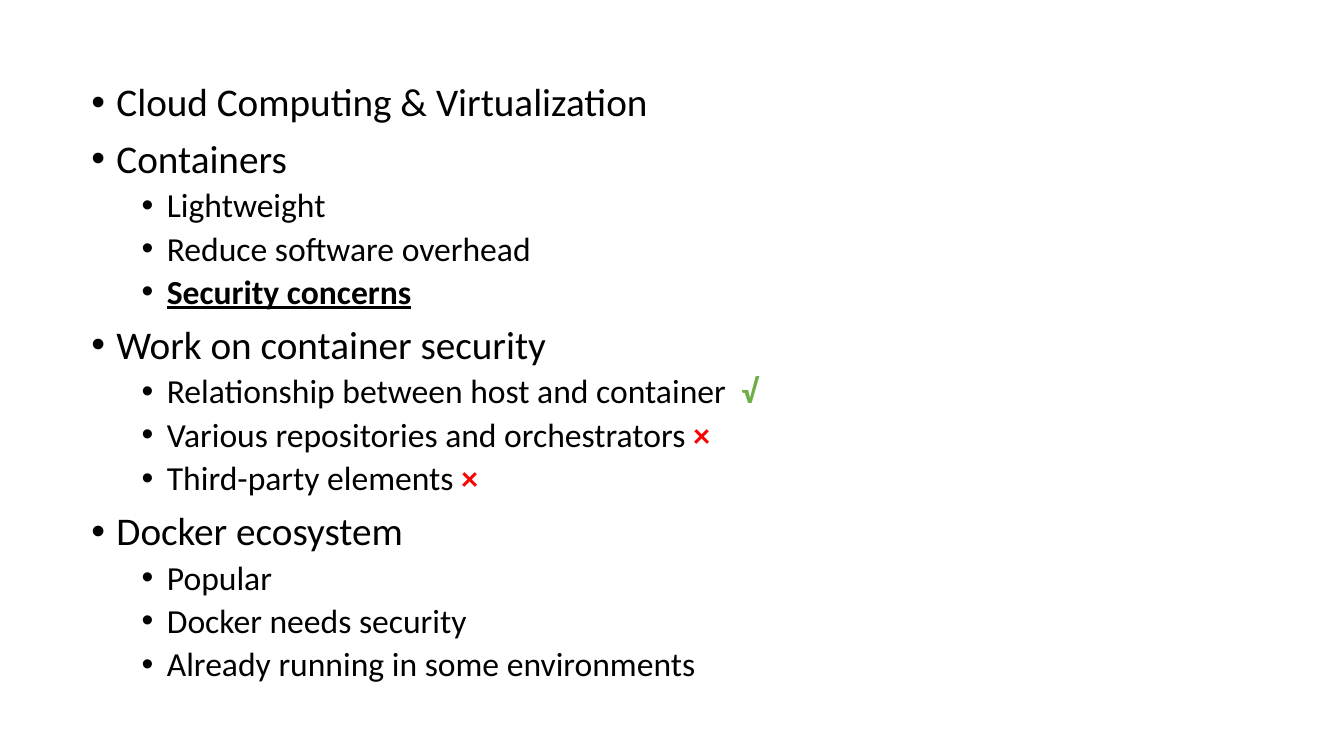
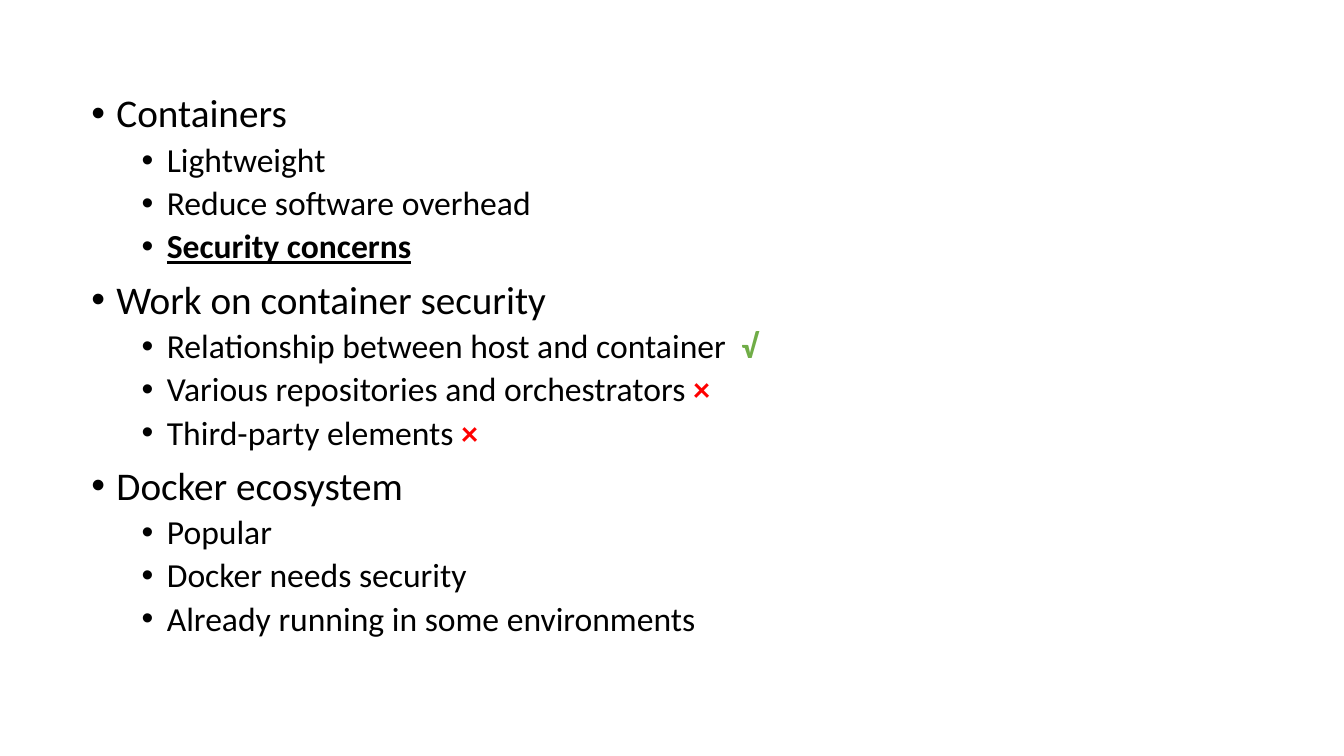
Before and after one commit to tianyuzhou95/Docker, a slide deck: slide 4 of To Docker or Not to Docker A Security Perspective.pptx. Drawn at 1344x756 pixels with LibreOffice and Linux fonts; fonts in the diff are those of the drawing. Boxes give left, top, right and bottom in pixels: in the first picture for what was removed or moved away, otherwise in the second. Text is boxed around its words. In the diff, an @@ line names an element or a change of style, - is before the commit and + after.

Commit message:
changes

```diff
--- a/To Docker or Not to Docker A Security Perspective.pptx
+++ b/To Docker or Not to Docker A Security Perspective.pptx
@@ text "Containers": place and size @@
-text "Containers" at box(116, 88, 726, 682)
+text "Containers" at box(116, 100, 726, 637)
@@ text at box(116, 88, 647, 123): paragraph removed @@
-• Cloud Computing & Virtualization
```
